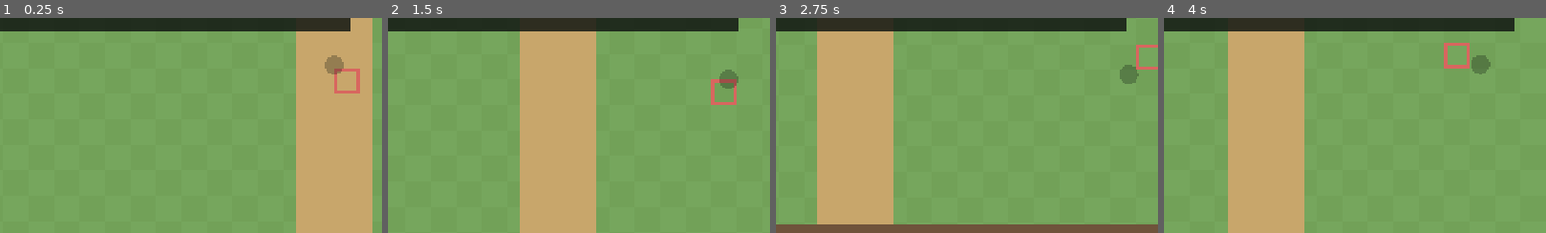
Above: before the commit, frames 1-4 (left to right).
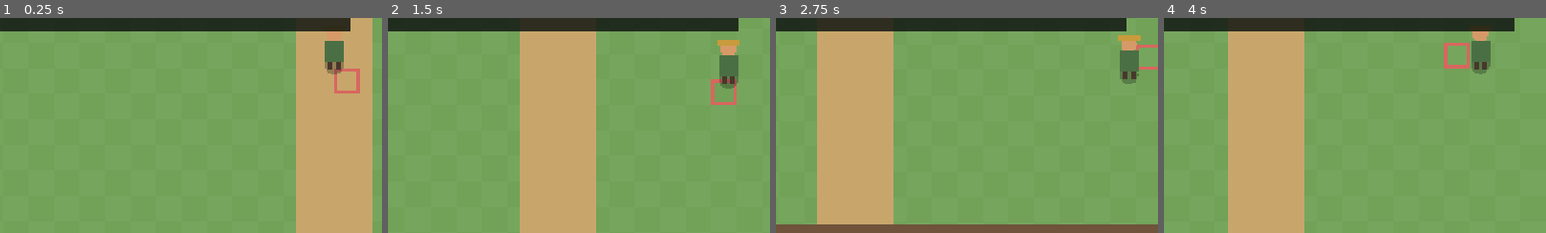
Above: after the commit, the same moments.

Repository: Slydum/Iraya-
Game: Godot game, scene res://scenes/main.tscn
The game is run twice, just before and just after one commit, with the same random seed, the same clock (stepped at 60 frames per second) and the same inputs.
Inputs:
- Up to frame 1 (0.25 s): no input
- Up to frame 2 (1.5 s): tap Enter at 0.5 s; hold Right (ui_right) 0.53-1.28 s; hold Shift 0.53-1.28 s; tap Space at 0.77 s; hold Down (ui_down) from 1.28 s (still down); tap Q at 1.35 s
- Up to frame 3 (2.75 s): tap Space at 1.52 s; release Down (ui_down) at 2.03 s; hold Right (ui_right) from 2.03 s (still down); tap E at 2.1 s
- Up to frame 4 (4 s): release Right (ui_right) at 2.78 s; hold Up (ui_up) 2.78-3.53 s; tap 1 at 2.85 s; tap Space at 3.02, 3.77 s; hold Left (ui_left) from 3.53 s (still down); tap 2 at 3.6 s
The pictures show only the part of the screen within x 6-56%, y 46-96%; the shares and areas given below are measured in that part.

The runs differ from the first frame. In frame 1, 0.6% of the frame differs, in the area x 85-90%, y 10-24%; in frame 2, 0.8%, in the area x 86-92%, y 10-31%; in frame 3, 0.8%; in frame 4, 0.6%.

Commit message:
Keep player visible when sprite decoding fails

Diff:
--- a/scripts/characters/player.gd
+++ b/scripts/characters/player.gd
@@ -23,6 +23,7 @@
 var _actor_state: int = ActorState.FREE
 var _tool_time_left := 0.0
 var _walk_animation_time := 0.0
+var _farmer_texture_ready := false
 
 
 func _ready() -> void:
@@ -134,14 +135,20 @@
 	var load_error := image.load_png_from_buffer(FARMER_SPRITE_DATA.get_png_bytes())
 	if load_error != OK:
 		push_error("Unable to decode embedded farmer sprite: %s" % error_string(load_error))
+		_farmer_texture_ready = false
 		farmer_sprite.visible = false
+		queue_redraw()
 		return
 
 	farmer_sprite.texture = ImageTexture.create_from_image(image)
-	farmer_sprite.visible = true
+	_farmer_texture_ready = farmer_sprite.texture != null
+	farmer_sprite.visible = _farmer_texture_ready
+	queue_redraw()
 
 
 func _update_sprite_frame() -> void:
+	if not _farmer_texture_ready:
+		return
 	var frame_column := 0
 	if _is_moving and _actor_state == ActorState.FREE:
 		frame_column = 1 + int(_walk_animation_time / WALK_FRAME_TIME) % WALK_FRAME_COUNT
@@ -151,6 +158,14 @@
 func _draw() -> void:
 	# A small ground shadow keeps the character readable over soil and paths.
 	draw_circle(Vector2(0, 12), 6.0, Color(0.05, 0.07, 0.05, 0.28))
+
+	# Never leave the player invisible if a browser rejects the runtime texture.
+	if not _farmer_texture_ready:
+		draw_circle(Vector2(0, -7), 5.0, Color("d69a68"))
+		draw_rect(Rect2(-6, -3, 12, 13), Color("4b6f44"), true)
+		draw_rect(Rect2(-7, -13, 14, 4), Color("c89b3c"), true)
+		draw_rect(Rect2(-4, 10, 3, 5), Color("49372d"), true)
+		draw_rect(Rect2(1, 10, 3, 5), Color("49372d"), true)
 
 	if _actor_state == ActorState.USING_TOOL:
 		var facing_cardinal := _cardinal_direction(_facing)
